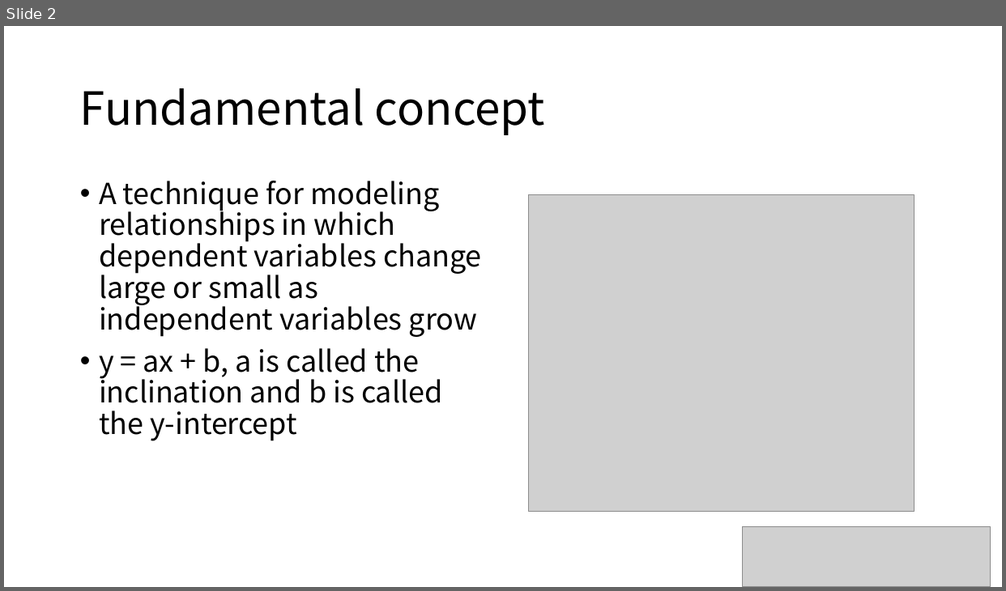
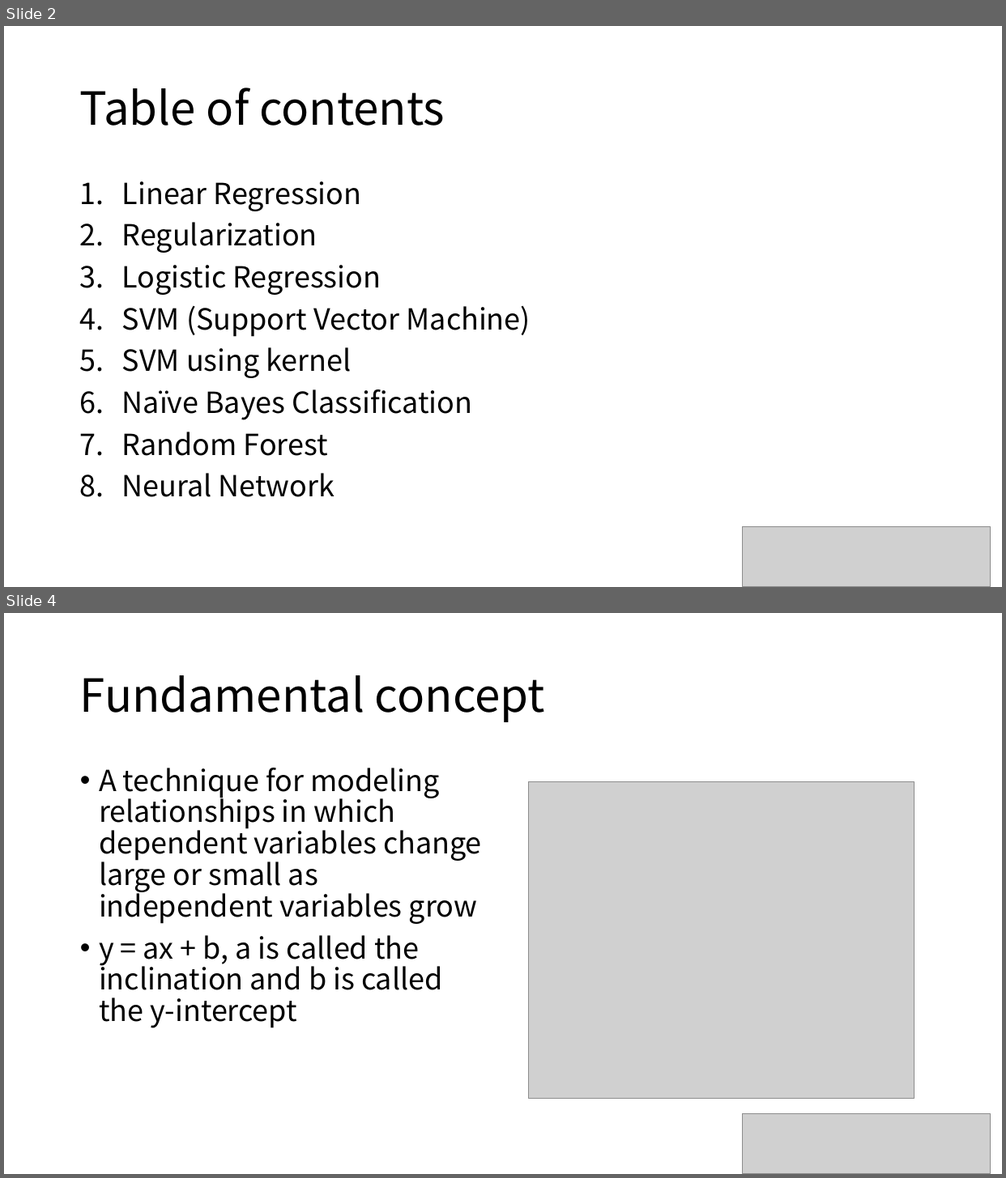
Before and after one commit to majorWallet/Machine_Learning_Algorithms_Library, a slide deck: 발표자료/2_Supervised_Learning.pptx. Shown one above the other, each under a label of ours: slide 2 before the commit, slides 2 and 4 after it; the slides between them are not shown. The pictures are 1006x591 and 1006x1178 pixels, drawn with LibreOffice and Linux fonts; fonts in the diff are those of the drawing; grey boxes stand for pictures. Boxes give left, top, right and bottom in pixels: in the first picture for what was removed or moved away, otherwise in the second. Text is boxed around its words. In the diff, an @@ line names an element or a change of style, - is before the commit and + after.

```diff
--- a/발표자료/2_Supervised_Learning.pptx
+++ b/발표자료/2_Supervised_Learning.pptx
@@ slide 2 added at box(4, 26, 1002, 587), background #FFFFFF @@
@@ title added at box(80, 88, 445, 126), 44 pt, text #000000 @@
+Table of contents
@@ text added at box(122, 182, 530, 497), 28 pt, text #000000 @@
+1. Linear Regression
+2. Regularization
+3. Logistic Regression
+4. SVM (Support Vector Machine)
+5. SVM using kernel
+6. Naïve Bayes Classification
+7. Random Forest
+8. Neural Network
@@ picture added at box(742, 527, 991, 587) @@
@@ what was slide 2 is now slide 4 @@
```
Also in this commit, not shown: 16 slides changed, 2 other slides added, 1 slide removed, 48 other files.
